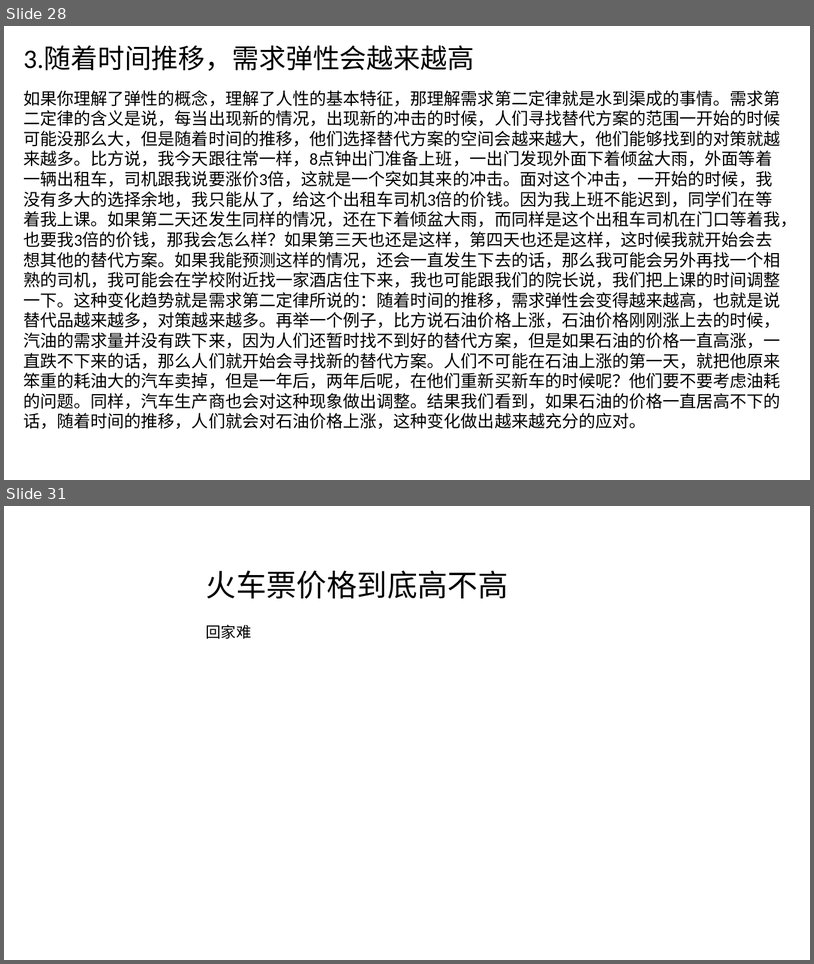
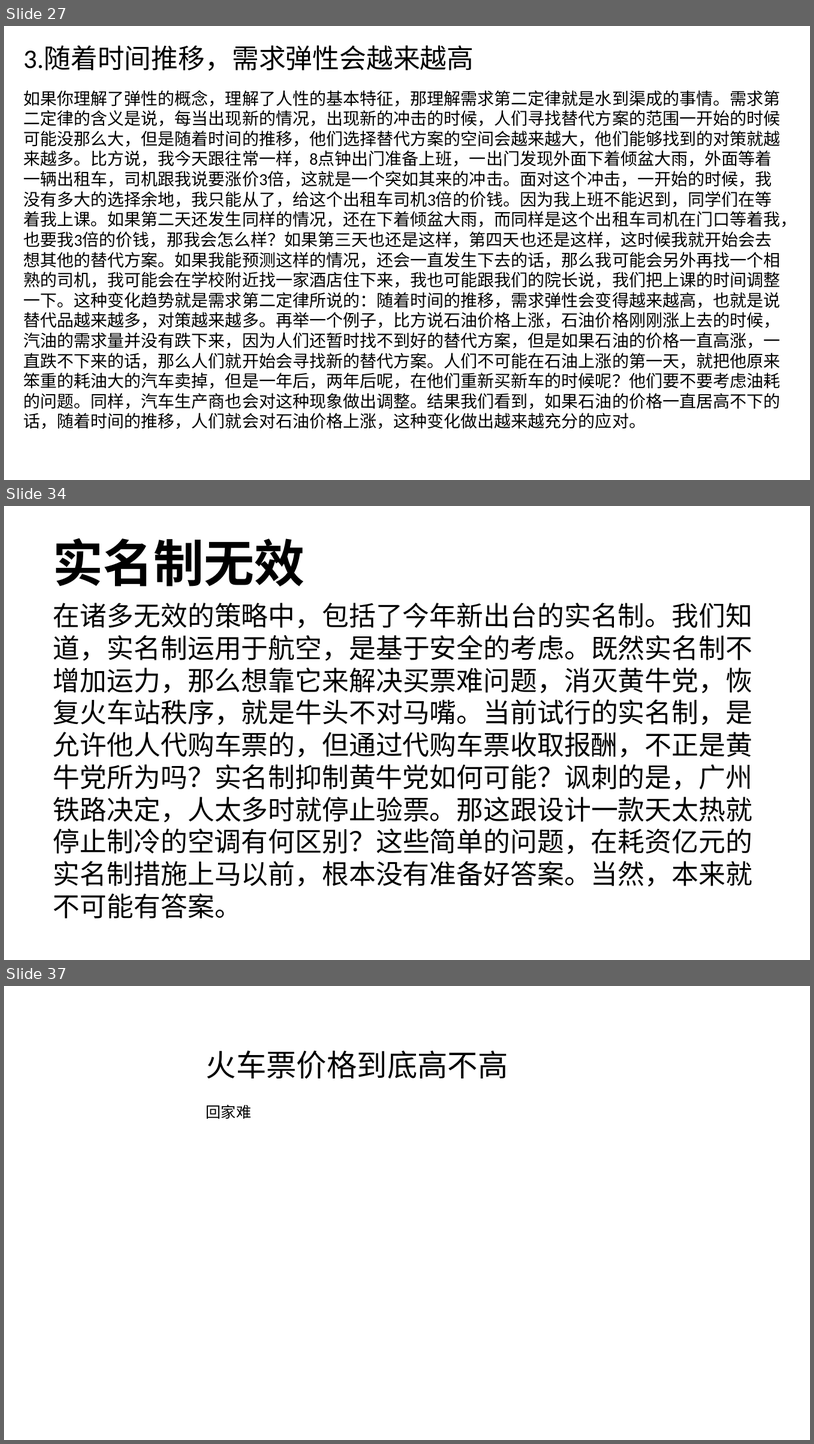
Before and after one commit to FredJiangFei/MyDocuments, a slide deck: 火车票/火车票.pptx. Shown one above the other, each under a label of ours: slides 28 and 31 before the commit, slides 27, 34 and 37 after it; the slides between them are not shown. The pictures are 814x964 and 814x1444 pixels, drawn with LibreOffice and Linux fonts; fonts in the diff are those of the drawing. Boxes give left, top, right and bottom in pixels: in the first picture for what was removed or moved away, otherwise in the second. Text is boxed around its words. In the diff, an @@ line names an element or a change of style, - is before the commit and + after.

Commit message:
火车票

```diff
--- a/火车票/火车票.pptx
+++ b/火车票/火车票.pptx
@@ slide 34 added at <box>4,506,810,960</box>, background #FFFFFF @@
@@ text added at <box>53,538,305,586</box>, 60 pt, text #000000, bold @@
+实名制无效
@@ text added at <box>53,603,753,918</box>, 32 pt, text #000000 @@
+在诸多无效的策略中，包括了今年新出台的实名制。我们知道，实名制运用于航空，是基于安全的考虑。既然实名制不增加运力，那么想靠它来解决买票难问题，消灭黄牛党，恢复火车站秩序，就是牛头不对马嘴。当前试行的实名制，是允许他人代购车票的，但通过代购车票收取报酬，不正是黄牛党所为吗？实名制抑制黄牛党如何可能？讽刺的是，广州铁路决定，人太多时就停止验票。那这跟设计一款天太热就停止制冷的空调有何区别？这些简单的问题，在耗资亿元的实名制措施上马以前，根本没有准备好答案。当然，本来就不可能有答案。
@@ what was slide 28 is now slide 27 @@
@@ what was slide 31 is now slide 37 @@
```
Also in this commit, not shown: 3 slides changed, 6 other slides added, 2 slides removed, 1 other file.
